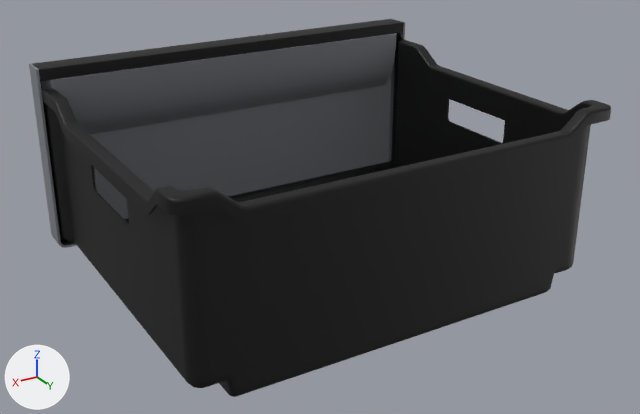
Renders of the FBX model Models/FridgeDrawer03/meshes/fbx/FridgeDrawer03.fbx from each side of a commit.
Both versions are drawn from a 50 mm lens placed at (0.388, 0.661, 0.297), pointed at (0.0, 0.013, -0.026). Every picture has the same lights, and +X, +Y and +Z are marked at lower left. Objects named as collision shapes, trigger or cutter boxes, shadow casters or lower levels of detail are left out. Where no turn or scale is listed for an object, it has been applied to the vertices.

The older version as bpy lines, for what is in view:
```python
me_fridgedrawer03 = bpy.data.meshes.new('FridgeDrawer03')
me_fridgedrawer03.from_pydata(...)  # 6744 vertices, 13403 faces; spans x -0.204..0.204, y -0.166..0.166, z -0.096..0.096
# faces by material slot: [11791, 1536, 76]
me_fridgedrawer03.materials.append(mat_m_plastic_white)  # black #000000
me_fridgedrawer03.materials.append(mat_m_plastic_fridge)  # grey #7e8187
me_fridgedrawer03.materials.append(mat_m_metal_fridge)  # black #000000
ob_fridge_drawer_03 = bpy.data.objects.new('fridge_drawer_03', me_fridgedrawer03)
ob_fridge_drawer_03.location = (0.0, 0.0, 0.0)
```
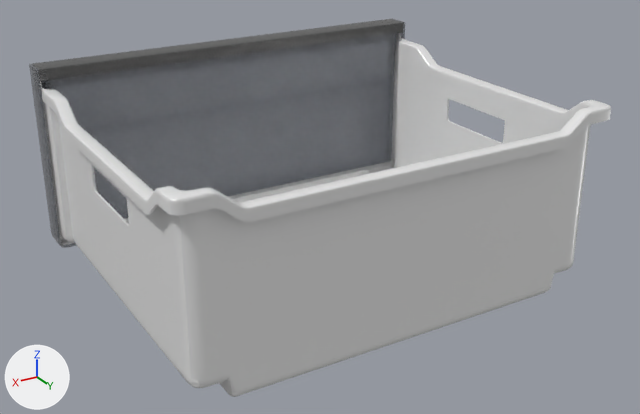
The newer file is also turned or shifted as a whole; pictures and numbers use the older file's frame.

Pixel boxes (x1, y1, x2, y2) of what changed, in the pictures (640 x 414 px):
part 1 of me_fridgedrawer03, recoloured (black to grey)
    both: (40, 33, 611, 397)
part 2 of me_fridgedrawer03, recoloured (black to grey)
    both: (33, 19, 404, 81)

Edits to the bpy script that builds the scene:
```text
Add mat_m_plasticwhite:
    mat_m_plasticwhite = principled_material('M_PlasticWhite')
    mat_m_plasticwhite.base_color = (0.799, 0.799, 0.799)  # white #e7e7e7
    mat_m_plasticwhite.roughness = 0.298
Add mat_m_plasticfridge:
    mat_m_plasticfridge = principled_material('M_PlasticFridge')
    mat_m_plasticfridge.base_color = (0.209, 0.22, 0.242)  # grey #7e8187
    mat_m_plasticfridge.roughness = 0.0
    mat_m_plasticfridge.alpha = 0.6
Add mat_m_metalfridge:
    mat_m_metalfridge = principled_material('M_MetalFridge')
    mat_m_metalfridge.base_color = (0.216, 0.216, 0.216)  # grey #808080
    mat_m_metalfridge.metallic = 1.0
    mat_m_metalfridge.roughness = 0.251
Change me_fridgedrawer03:
    where me_fridgedrawer03.from_pydata(...)  # 6744 vertices, 13403 faces; spans x -0.204..0.204, y -0.166..0.166, z -0.096..0.096
    used by ob_fridge_drawer_03; location = (0.0, 0.0, 0.0)
    remove me_fridgedrawer03.materials.append(mat_m_plastic_fridge)  # grey #7e8187
    me_fridgedrawer03 part 1: all 11791 faces that had it switch from mat_m_plastic_white (black #000000) to mat_m_plasticwhite (white #e7e7e7)
    me_fridgedrawer03 part 2: all 76 faces that had it switch from mat_m_metal_fridge (black #000000) to mat_m_metalfridge (grey #808080)
    add me_fridgedrawer03.materials.append(mat_m_plasticfridge)  # grey #7e8187
```
